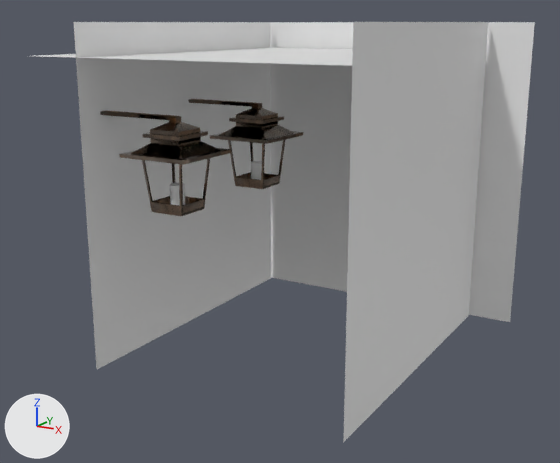
A saved change to the Blender file Props/Lantern.blend.
The view is the same before and after, from a 50 mm camera at (25.5, -40.3, 9.7) aimed at (2.2, -1.0, -2.5). Arrows for +X, +Y and +Z are at lower left; the lights stay in place.

The scene before the commit, as lines of its bpy script (objects in view):
```python
ob_cylinder = bpy.data.objects.new('Cylinder', me_cylinder)
ob_cylinder.location = (0.0, 0.0, 0.79)
ob_cylinder.scale = (0.4, 0.4, 0.64)
ob_cylinder_001 = bpy.data.objects.new('Cylinder.001', me_cylinder_001)
ob_cylinder_001.location = (0.0, -8.0, 0.79)
ob_cylinder_001.scale = (0.4, 0.4, 0.64)
ob_plane = bpy.data.objects.new('Plane', me_plane)
ob_plane.location = (0.0, 0.0, 0.0)
ob_plane_001 = bpy.data.objects.new('Plane.001', me_plane_001)
ob_plane_001.location = (-5.0, 0.0, 0.0)
ob_plane_001.rotation_euler = (0.0, 1.571, 0.0)  # degrees (0, 90, 0)
ob_plane_001.scale = (-9.8, -9.8, -9.8)
ob_plane_002 = bpy.data.objects.new('Plane.002', me_plane_002)
ob_plane_002.location = (1.0, 0.0, 8.0)
ob_plane_002.rotation_euler = (0.0, 3.142, 0.0)  # degrees (0, 180, 0)
ob_plane_002.scale = (-9.8, -9.8, -9.8)
ob_plane_003 = bpy.data.objects.new('Plane.003', me_plane_003)
ob_plane_003.location = (4.0, 10.0, 0.0)
ob_plane_003.rotation_euler = (-1.571, 1.571, 0.0)  # degrees (-90, 90, 0)
ob_plane_003.scale = (-9.8, -9.8, -9.8)
ob_plane_004 = bpy.data.objects.new('Plane.004', me_plane_004)
ob_plane_004.location = (11.0, 0.0, 0.0)
ob_plane_004.rotation_euler = (0.0, 1.571, 0.0)  # degrees (0, 90, 0)
ob_plane_004.scale = (-9.8, -9.8, -9.8)
ob_plane_005 = bpy.data.objects.new('Plane.005', me_plane_005)
ob_plane_005.location = (0.0, -8.0, 0.0)
```
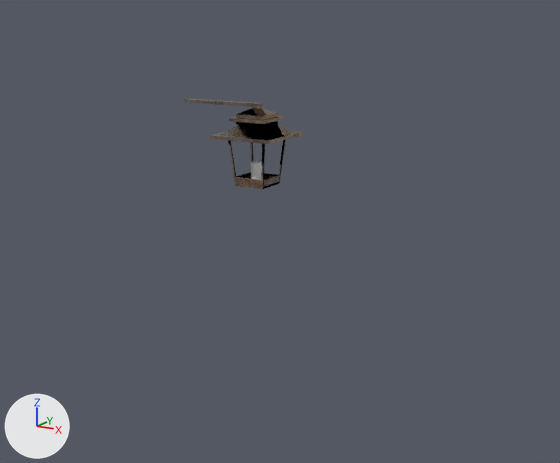
The change, as a list of edits to the scene's bpy script:
```text
Change mat_material_001:
    where n1 = _N.new('ShaderNodeNormalMap'); n1.name = 'Normal Map'
    add n1.space = 'OBJECT'
    where n4 = _N.new('ShaderNodeVectorDisplacement'); n4.name = 'Vector Displacement'
    add n4.space = 'OBJECT'
Change ob_plane:
    add ob_plane.hide_set(True)  # its collection is switched off
Change ob_cylinder:
    add ob_cylinder.hide_set(True)  # its collection is switched off
Change ob_plane_001:
    add ob_plane_001.hide_set(True)  # its collection is switched off
Change ob_plane_002:
    add ob_plane_002.hide_set(True)  # its collection is switched off
Change ob_plane_003:
    add ob_plane_003.hide_set(True)  # its collection is switched off
Change ob_plane_004:
    add ob_plane_004.hide_set(True)  # its collection is switched off
Change ob_plane_005:
    ob_plane_005.location: (0.0, -8.0, 0.0) -> (0.0, 0.0, 0.0)
Change ob_cylinder_001:
    ob_cylinder_001.location: (0.0, -8.0, 0.79) -> (0.0, 0.0, 0.75)
```

Boxes [x1, y1, x2, y2] around the edits, measured in the pictures (560 x 463 px):
'Plane.001', hidden
    before: [74, 22, 271, 369]
'Plane.004', hidden
    before: [343, 22, 488, 443]
'Plane.003', hidden
    before: [270, 22, 535, 322]
'Plane.005', surface changed, moved
    before: [100, 111, 231, 216]
    after: [184, 99, 303, 189]
'Plane', hidden
    before: [189, 99, 303, 189]
'Plane.002', hidden
    before: [38, 48, 353, 66]
'Cylinder.001', moved
    before: [170, 182, 185, 206]
    after: [251, 161, 262, 180]
'Cylinder', hidden
    before: [251, 160, 262, 180]
